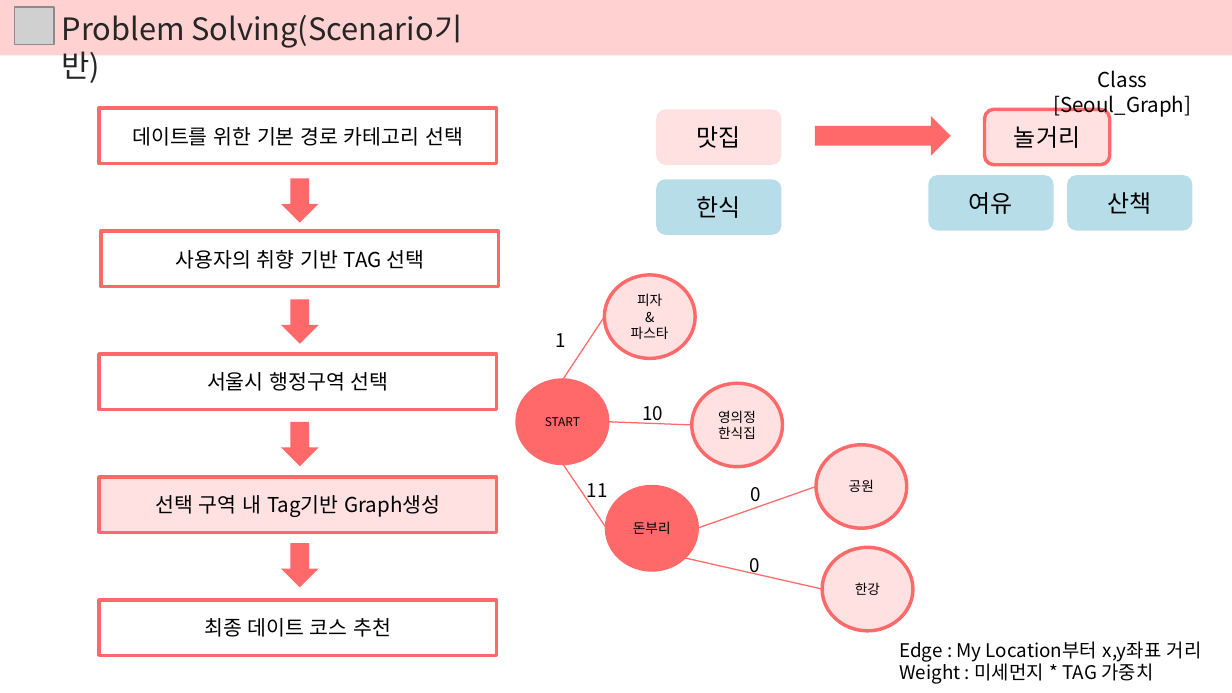
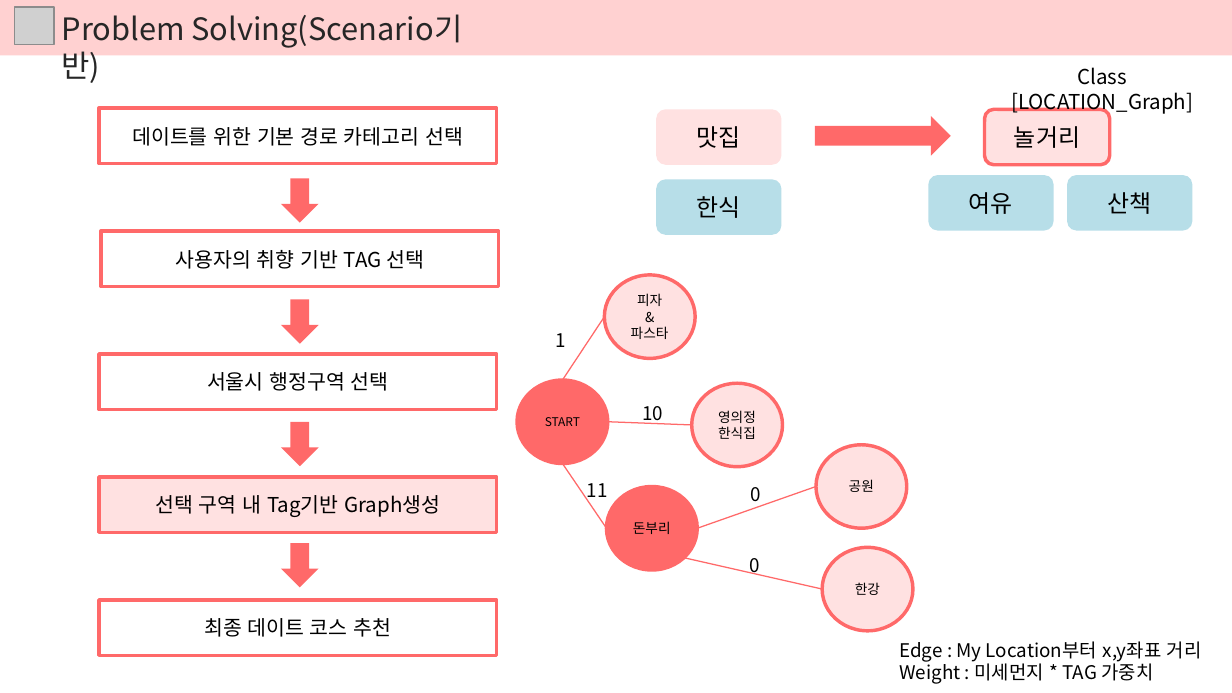
Before and after one commit to DokyeongKwon/DataStructureDesign-2018-2, a slide deck: slide 25 of 02. Problem Solving/서울 데이트 코스 추천 Problem Solving.pptx (slide 22 before the commit). Drawn at 1232x693 pixels with LibreOffice and Linux fonts; fonts in the diff are those of the drawing; grey boxes stand for pictures. Boxes give left, top, right and bottom in pixels: in the first picture for what was removed or moved away, otherwise in the second. Text is boxed around its words. In the diff, an @@ line names an element or a change of style, - is before the commit and + after.

```diff
--- a/02. Problem Solving/서울 데이트 코스 추천 Problem Solving.pptx
+++ b/02. Problem Solving/서울 데이트 코스 추천 Problem Solving.pptx
@@ text at bbox=[1011, 67, 1193, 115]: text changed @@
-Class [Seoul_Graph]
+Class [LOCATION_Graph]
```
Also in this commit, not shown: 9 other slides changed, 4 slides added.
